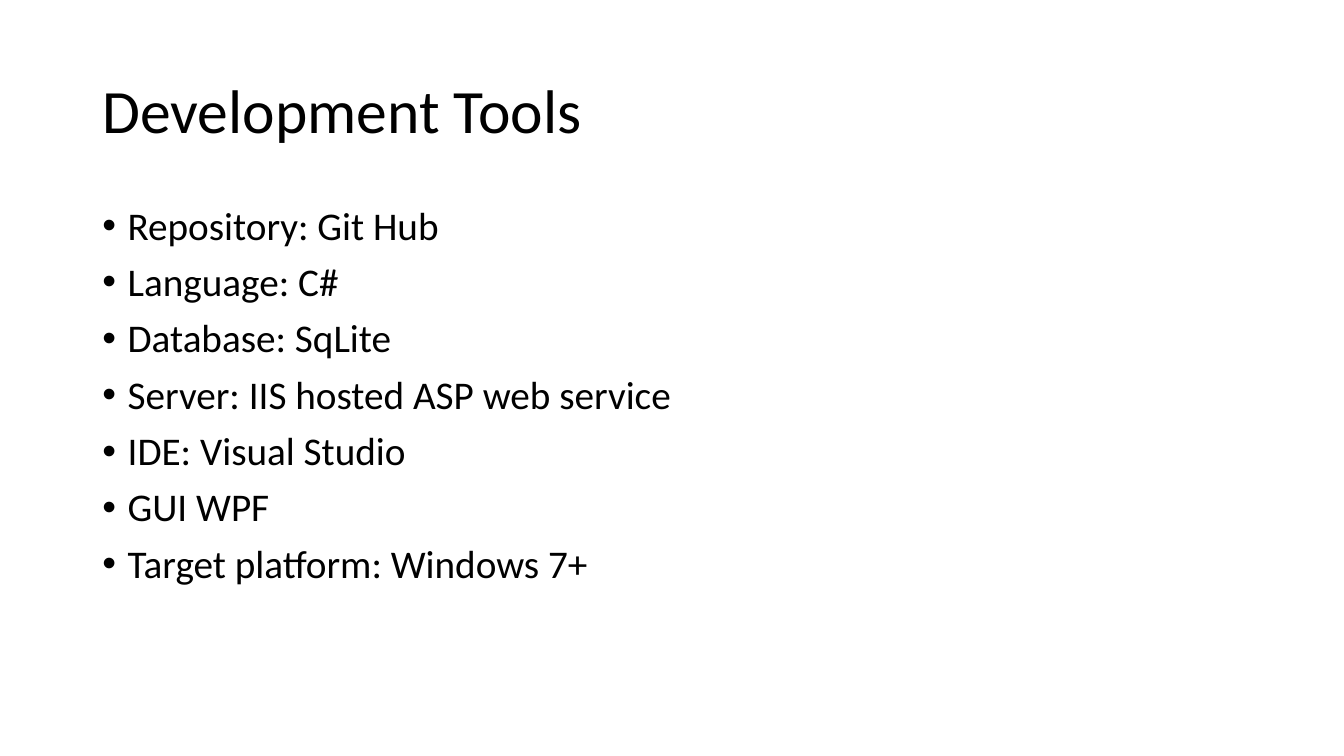
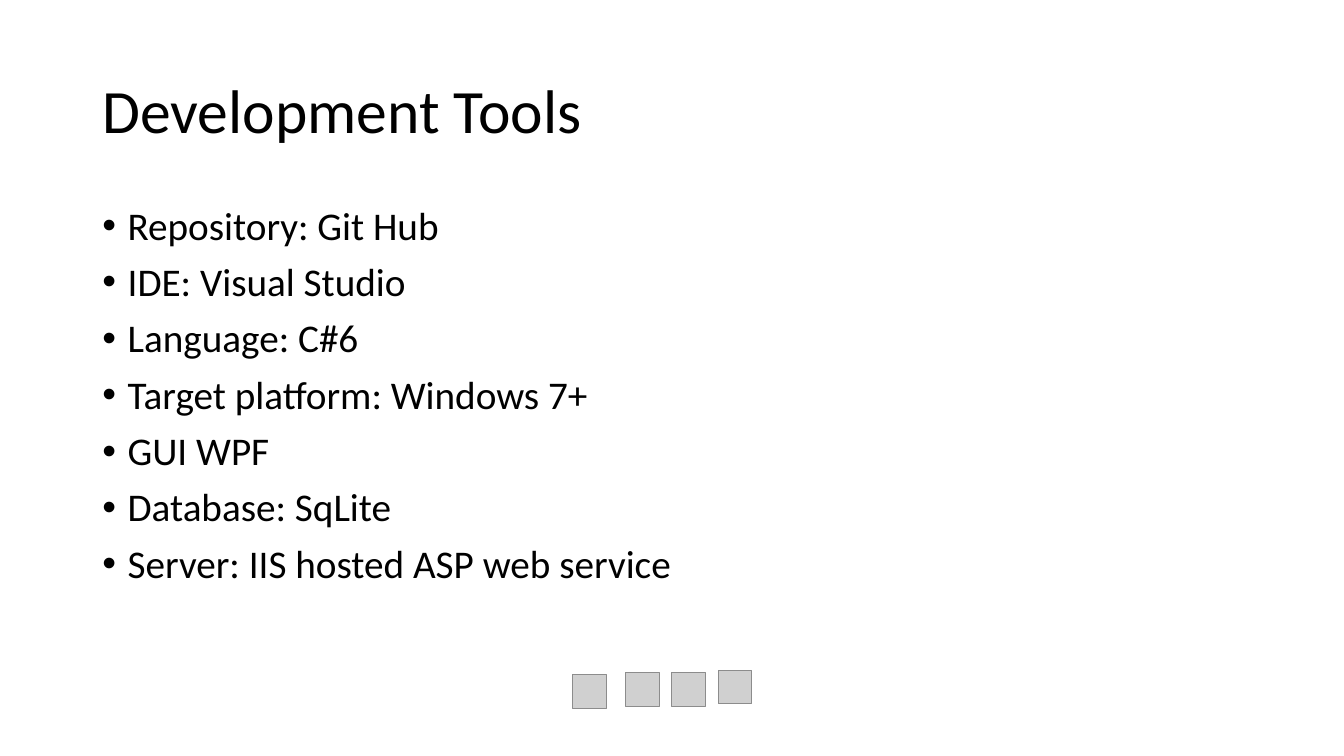
Before and after one commit to SENG-6230/Software-Project, a slide deck: slide 1 of Documents/Group 2 Presentation_ development.pptx. Drawn at 1344x756 pixels with LibreOffice and Linux fonts; fonts in the diff are those of the drawing; grey boxes stand for pictures. Boxes give left, top, right and bottom in pixels: in the first picture for what was removed or moved away, otherwise in the second. Text is boxed around its words. In the diff, an @@ line names an element or a change of style, - is before the commit and + after.

```diff
--- a/Documents/Group 2 Presentation_ development.pptx
+++ b/Documents/Group 2 Presentation_ development.pptx
@@ text at bbox=[128, 268, 587, 466]: text changed @@
-• Language: C#
+• IDE: Visual Studio
+• Language: C#6
+• Target platform: Windows 7+
+• GUI WPF
@@ text at bbox=[128, 437, 587, 585]: paragraphs removed @@
-• IDE: Visual Studio
-• GUI WPF
-• Target platform: Windows 7+
@@ picture added at bbox=[573, 676, 606, 709] @@
@@ picture added at bbox=[626, 673, 659, 706] @@
@@ picture added at bbox=[673, 673, 706, 706] @@
@@ picture added at bbox=[718, 670, 751, 704] @@
```
Also in this commit, not shown: 2 other slides changed.
